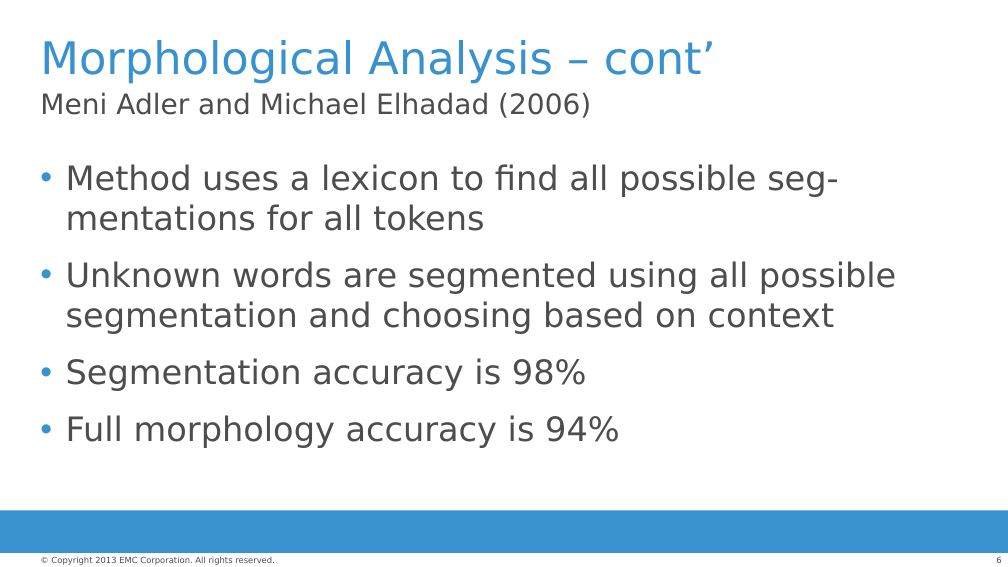
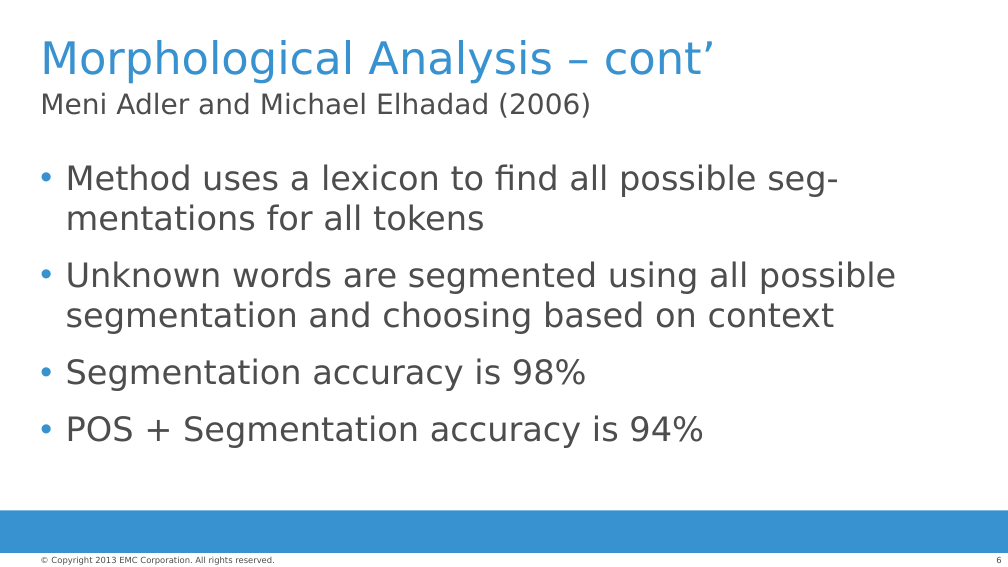
Before and after one commit to raficohen/medicalhebrew, a slide deck: slide 6 of nlp pipeline.pptx. Drawn at 1008x567 pixels with LibreOffice and Linux fonts; fonts in the diff are those of the drawing; background and template pictures are left out. Boxes give left, top, right and bottom in pixels: in the first picture for what was removed or moved away, otherwise in the second. Text is boxed around its words. In the diff, an @@ line names an element or a change of style, - is before the commit and + after.

```diff
--- a/nlp pipeline.pptx
+++ b/nlp pipeline.pptx
@@ text at bbox=[66, 415, 704, 448]: text changed @@
-• Full morphology accuracy is 94%
+• POS + Segmentation accuracy is 94%
```
Also in this commit, not shown: 3 other slides changed, 4 other files.
